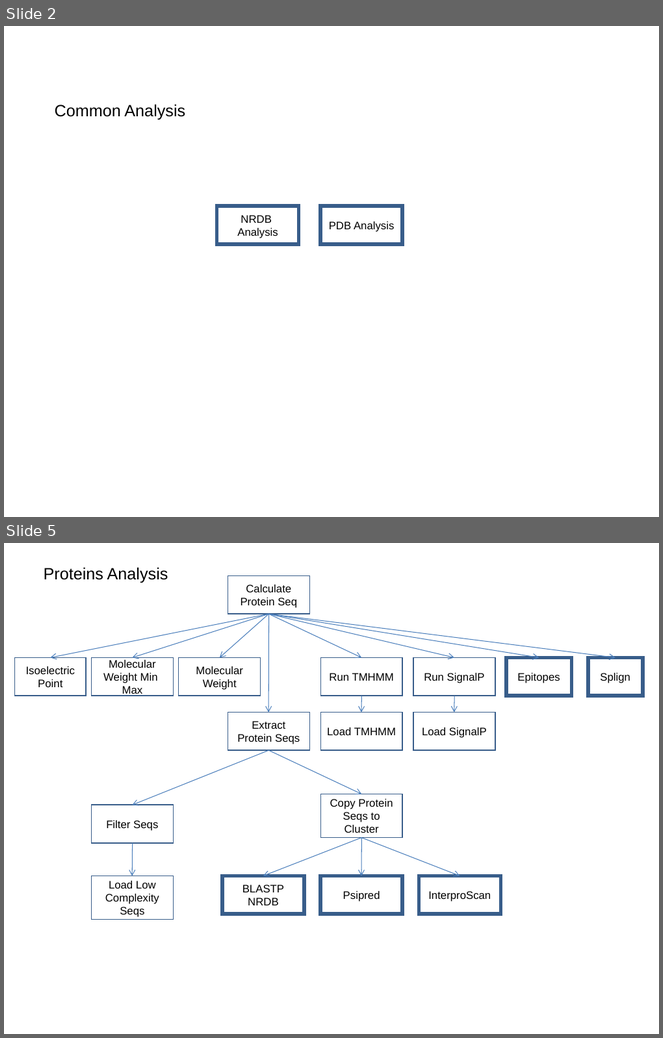
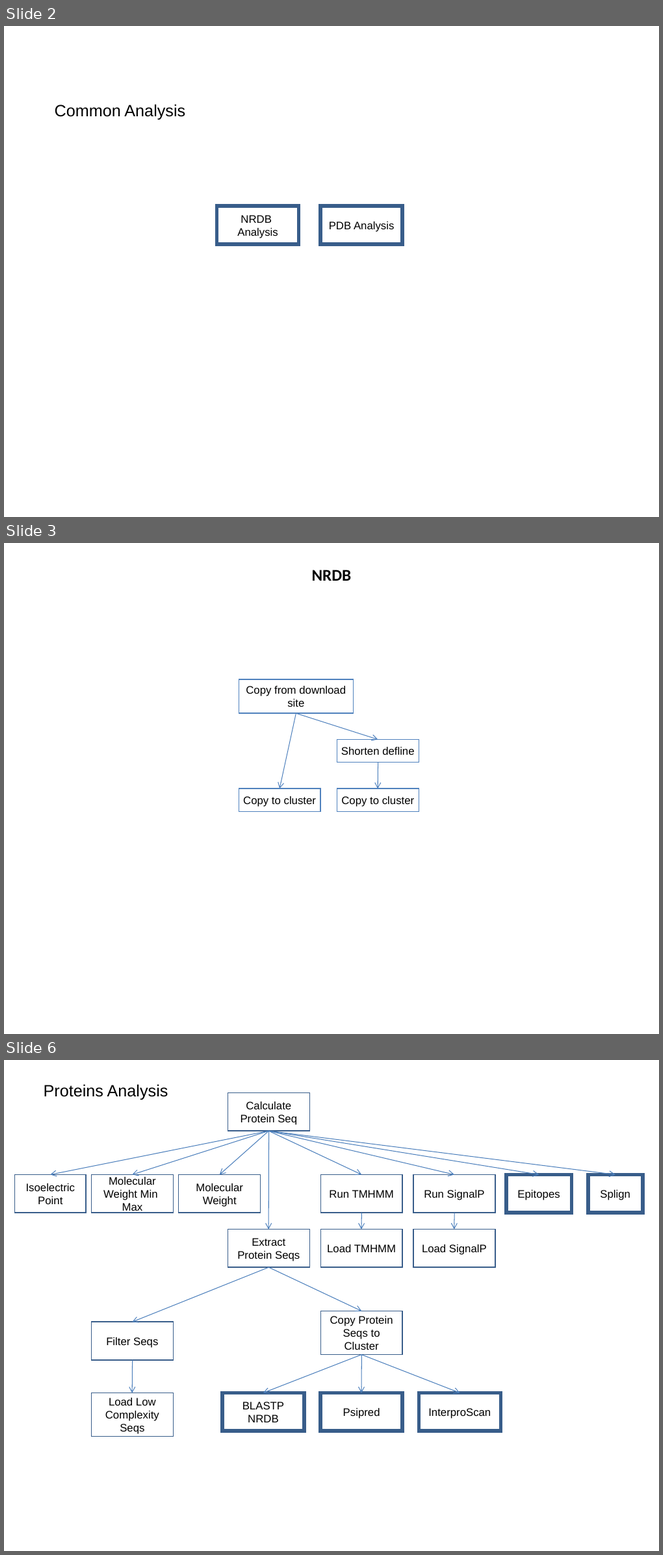
Before and after one commit to VEuPathDB/ApiCommonData, a slide deck: Load/doc/workflow/AnalysisWorkflow.ppt. Shown one above the other, each under a label of ours: slides 2 and 5 before the commit, slides 2, 3 and 6 after it; the slides between them are not shown. The pictures are 663x1038 and 663x1555 pixels, drawn with LibreOffice and Linux fonts; fonts in the diff are those of the drawing. Boxes give left, top, right and bottom in pixels: in the first picture for what was removed or moved away, otherwise in the second. Text is boxed around its words. In the diff, an @@ line names an element or a change of style, - is before the commit and + after.

```diff
--- a/Load/doc/workflow/AnalysisWorkflow.ppt
+++ b/Load/doc/workflow/AnalysisWorkflow.ppt
@@ slide 3 added at [4,543,659,1034], background #FFFFFF @@
@@ title added at [312,570,352,581], 18 pt, text #000000, bold @@
+NRDB
@@ rectangle added at [239,679,353,713], outline #4F81BD 0.99 pt, 12 pt, text #000000 @@
+Copy from download
+site
@@ arrow added from (296, 713) to (280, 789), #4F81BD 0.74 pt @@
@@ arrow added from (296, 713) to (378, 739), #4F81BD 0.74 pt @@
@@ rectangle added at [337,739,419,763], outline #4F81BD 0.99 pt, 12 pt, text #000000 @@
+Shorten defline
@@ arrow added from (378, 763) to (378, 789), #4F81BD 0.74 pt @@
@@ rectangle added at [239,789,321,811], outline #4F81BD 0.99 pt, 12 pt, text #000000 @@
+Copy to cluster
@@ rectangle added at [337,789,419,811], outline #4F81BD 0.99 pt, 12 pt, text #000000 @@
+Copy to cluster
@@ what was slide 5 is now slide 6 @@
```
Also in this commit, not shown: 3 slides changed, 3 other files.
